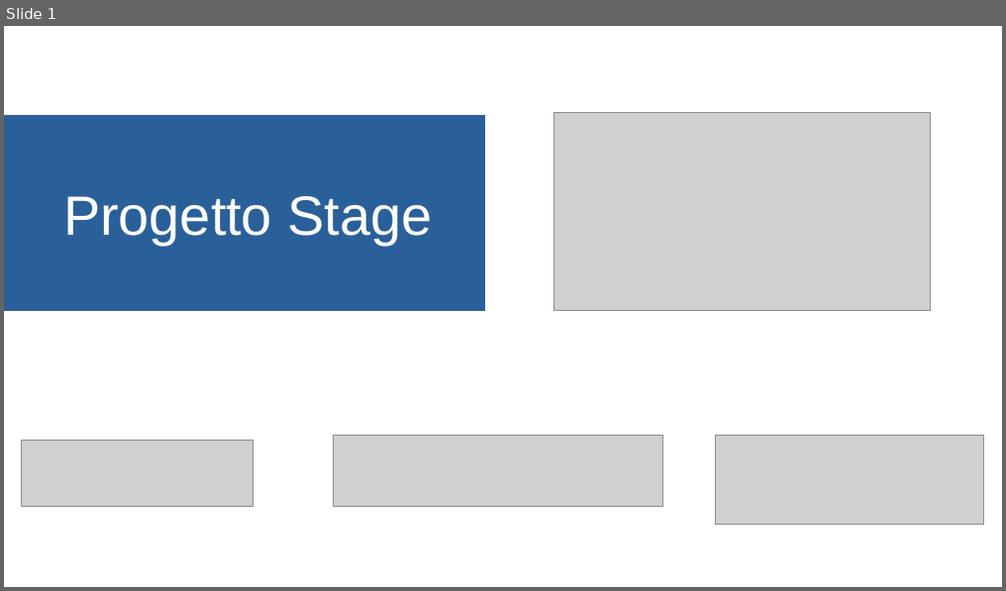
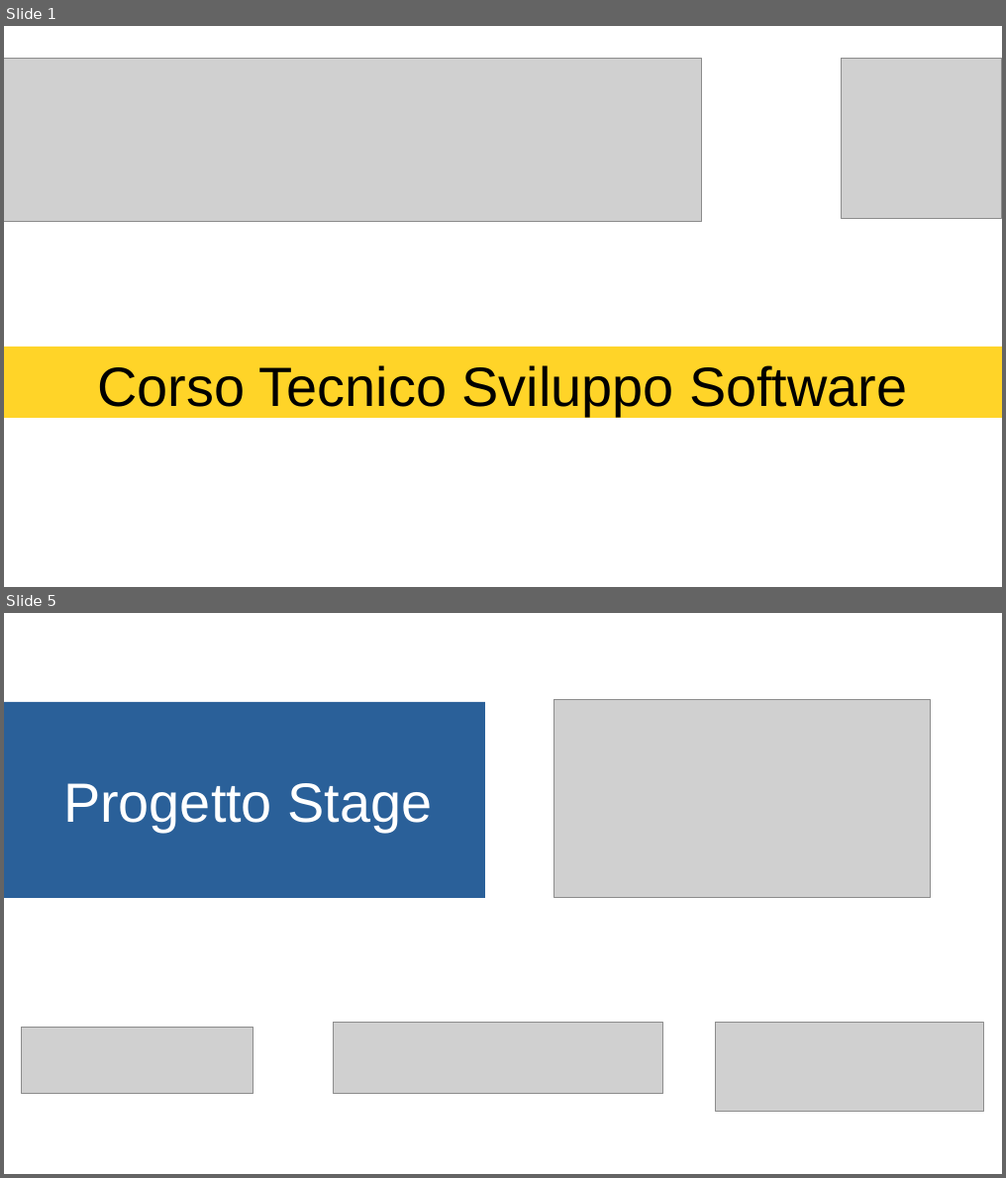
Before and after one commit to az01r/Esercizi-CIAC, a slide deck: Libri/Presentazione/Presentazione.odp. Shown one above the other, each under a label of ours: slide 1 before the commit, slides 1 and 5 after it; the slides between them are not shown. The pictures are 1006x591 and 1006x1178 pixels, drawn with LibreOffice and Linux fonts; fonts in the diff are those of the drawing; grey boxes stand for pictures; background and template pictures are left out. Boxes give left, top, right and bottom in pixels: in the first picture for what was removed or moved away, otherwise in the second. Text is boxed around its words. In the diff, an @@ line names an element or a change of style, - is before the commit and + after.

```diff
--- a/Libri/Presentazione/Presentazione.odp
+++ b/Libri/Presentazione/Presentazione.odp
@@ slide 1 added at (4, 26, 1002, 587), background #FFFFFF @@
@@ picture added at (4, 59, 702, 222) @@
@@ picture added at (842, 58, 1002, 218) @@
@@ rectangle added at (4, 347, 1002, 418), fill #FFD428, 44 pt, text #000000 @@
+Corso Tecnico Sviluppo Software
@@ what was slide 1 is now slide 5 @@
```
Also in this commit, not shown: 3 other slides added, 5 other files.
